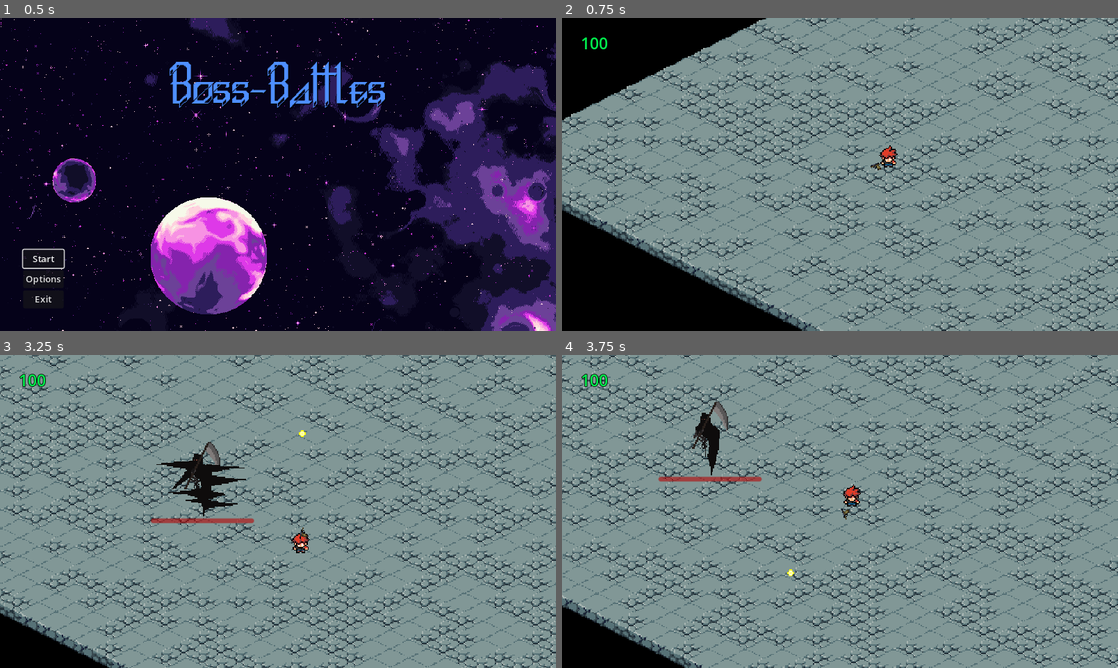
Above: before the commit, frames 1-4 (two rows, left to right).
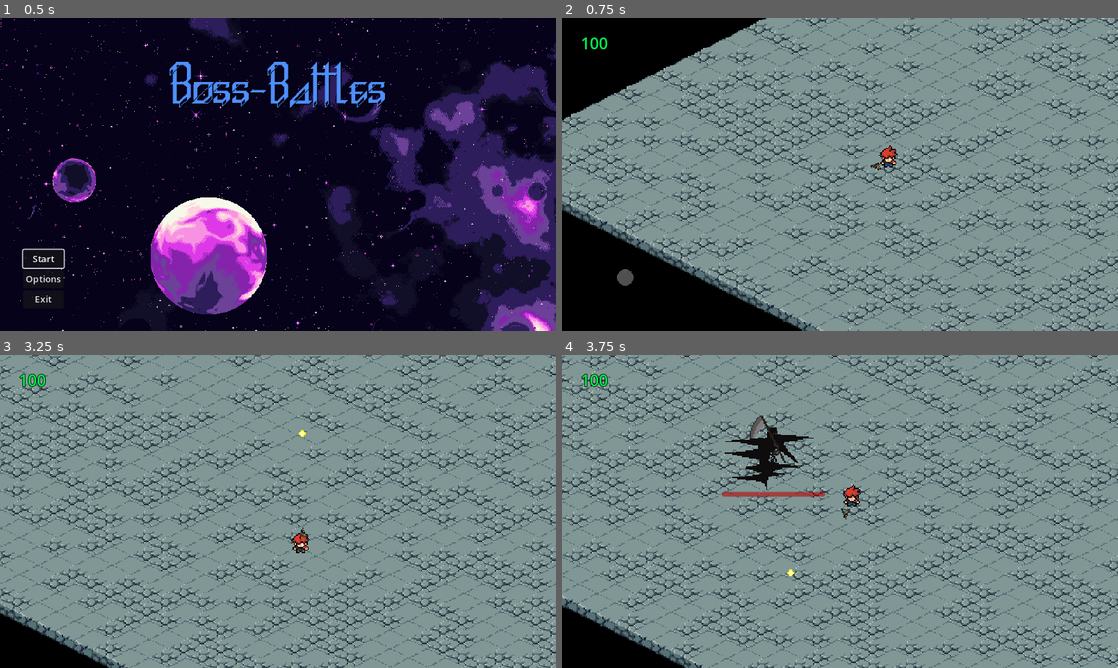
Above: after the commit, the same moments.

Repository: gifcha/boss-battles
Game: Godot game, scene res://scenes/ui/gui_main_menu.tscn
The game is run twice, just before and just after one commit, with the same random seed, the same clock (stepped at 60 frames per second) and the same inputs.
Inputs (mouse positions are in pixels of both pictures, inside the frame that each line leads up to):
- Up to frame 1 (0.5 s): no input
- Up to frame 2 (0.75 s): click "Start" at 0.5 s
- Up to frame 3 (3.25 s): move the mouse to (400, 495) at 1.27 s; hold D (action_right) 1.28-2.03 s; click (400, 495) at 1.35 s; move the mouse to (166, 527) at 2.02 s; hold S (action_down) 2.03-2.78 s; click (166, 527) at 2.1 s; move the mouse to (333, 442) at 2.77 s; hold D (action_right) from 2.78 s (still down); right-click (333, 442) at 2.85 s; click (333, 442) at 3.05 s
- Up to frame 4 (3.75 s): move the mouse to (812, 574) at 3.52 s; release D (action_right) at 3.53 s; hold W (action_up) from 3.53 s (still down); click (812, 574) at 3.6 s

Frame 1 is identical in both runs. In frame 2, 0.1% of the frame differs, in the area x 9-13%, y 80-86%; in frame 3, 1.4%; in frame 4, 2.2%, in the area x 17-48%, y 14-46%.

Commit message:
Added Audio manager, sounds, reload visualiser

Diff:
--- /dev/null
+++ b/Audio.gd
@@ -0,0 +1,15 @@
+extends AudioStreamPlayer
+
+var MaxPolphony = 32
+
+
+func _ready():
+	stream = AudioStreamPolyphonic.new()
+	stream.polyphony = MaxPolphony
+
+func playSound(s : AudioStream):
+	if playing == false:
+		play()
+
+	var playback = get_stream_playback()
+	playback.play_stream(s)
--- a/project.godot
+++ b/project.godot
@@ -21,12 +21,12 @@
 SignalController="*res://signal_controller.gd"
 Navigation="*res://navigation.gd"
 Debug="*res://Debugger.gd"
+Audio="*res://Audio.gd"
 
 [display]
 
 window/size/viewport_width=960
 window/size/viewport_height=540
-window/size/mode=4
 window/stretch/mode="canvas_items"
 window/vsync/vsync_mode=0
 
--- a/resources/Gun/Gun.gd
+++ b/resources/Gun/Gun.gd
@@ -63,13 +63,15 @@
 	bullet.speed = BulletSpeed
 	bullet.global_position = global_pos
 	bullet.direction = direction
-	bullet.sound = ShotSound
 	bullet.damage = BulletDamage
 	return bullet
 
 
 func setScreenShake(shakeAmount, direction):
 	SignalController.emit_signal("directionalScreenShake", shakeAmount, direction)
+
+func playReloadAnimation():
+	SignalController.emit_signal("reloading", ReloadTime)
 
 
 func canShoot():
@@ -83,11 +85,17 @@
 
 func reload():
 	var spent = MagSize - magAmmo
+	timer.start(ReloadTime)
+
+	Audio.playSound(ReloadSound)
+	playReloadAnimation()
+
+	await timer.timeout
 	if spent > 0 and ammo > 0:
-		print("reloading")
 		var r = min(ammo, spent) # if theres less ammo than spent amount then this uses the avaliable ammo
 		ammo -= r
 		magAmmo += r
+
 
 func shoot():
 	if canShoot() == false:
@@ -99,17 +107,17 @@
 	setScreenShake(DirectionalShakeAmount, -gunDirection)
 	timer.start(AfterShotDelay)
 
+	Audio.playSound(ShotSound)
+
 
 
 # timer
-
 func initTimer():
 	add_child(timer)
 	timer.autostart = true
 	timer.one_shot = true
 	timer.wait_time = AfterShotDelay
 	timer.stop
-
 
 
 
--- a/scenes/components/bulletComponent/bullet_component.gd
+++ b/scenes/components/bulletComponent/bullet_component.gd
@@ -2,7 +2,6 @@
 class_name BulletComponent
 
 @export var hitbox: Hitbox
-@export var AudioPlayer: AudioStreamPlayer2D
 
 @onready var speed: int
 @onready var direction: Vector2
@@ -19,15 +18,10 @@
 		body.owner.take_damage(damage)
 		queue_free()
 
-func playSound(sound: AudioStream):
-	AudioPlayer.stream = sound
-	AudioPlayer.play(0)
-
 
 func _ready():
 	hitbox.hitbox_entered.connect(hit.bind())
 	parent = get_parent()
-	playSound(sound)
 
 func _physics_process(delta):
 	var velocity = direction * speed * Global.UNIT_SIZE * delta
--- a/scenes/nodes/boss_death/Attack.gd
+++ b/scenes/nodes/boss_death/Attack.gd
@@ -2,6 +2,9 @@
 
 @export var attackScene1 : PackedScene
 @export var attackScene2 : PackedScene
+@export var AttackSound : AudioStream
+@export var AttackVolume = 0.0
+
 @onready var boss = get_parent()
 @onready var attackMarker = $AttackMarker
 @onready var unflippedMarkerPos = attackMarker.position
@@ -28,6 +31,10 @@
 	if is_instance_valid(attack):
 		attack.queue_free()
 
+func playSound():
+	Audio.playSound(AttackSound)
+
+
 
 func _process(delta):
 	if boss.sprite.flip_h == true:
--- a/scenes/nodes/boss_death/Death.gd
+++ b/scenes/nodes/boss_death/Death.gd
@@ -10,10 +10,13 @@
 
 
 func tryToPlayAnim(name : String):
-	if animation.current_animation == "idle":
-		animation.play(name)
-	else:
-		animation.queue(name)
+	# uzsak animaciju ja neviena netiek speleta, ja tiek tad pievieno to rindai
+	if animation.current_animation != name and !(name in animation.get_queue()):
+		if animation.is_playing():
+			animation.queue(name)
+		else:
+			animation.play(name)
+
 
 func _process(delta):
 	super(delta) # izsauc process metodi no Enemy klases
--- a/scenes/nodes/boss_death/Death.tscn
+++ b/scenes/nodes/boss_death/Death.tscn
@@ -1,8 +1,9 @@
-[gd_scene load_steps=19 format=3 uid="uid://i8y4uqe4eywv"]
+[gd_scene load_steps=21 format=3 uid="uid://i8y4uqe4eywv"]
 
 [ext_resource type="PackedScene" uid="uid://bggvj53jyje88" path="res://scenes/components/enemy/enemy.tscn" id="1_jdvsk"]
 [ext_resource type="Script" path="res://scenes/nodes/boss_death/actions.gd" id="2_5wwet"]
 [ext_resource type="Script" path="res://scenes/nodes/boss_death/Death.gd" id="2_6q637"]
+[ext_resource type="AudioStream" uid="uid://3uocxetr6lv4" path="res://assets/sounds/sword-sound.mp3" id="3_eyo87"]
 [ext_resource type="SpriteFrames" uid="uid://bxexne3wwu1uj" path="res://scenes/nodes/boss_death/animations.tres" id="4_x6xfk"]
 [ext_resource type="SpriteFrames" uid="uid://bkqptn1dmonrb" path="res://scenes/nodes/boss_death/SlashEffect.tres" id="5_2fmk5"]
 [ext_resource type="Script" path="res://scenes/nodes/boss_death/Attack.gd" id="5_457qu"]
@@ -169,6 +170,23 @@
 "update": 1,
 "values": [0]
 }
+tracks/6/type = "method"
+tracks/6/imported = false
+tracks/6/enabled = true
+tracks/6/path = NodePath("Attack")
+tracks/6/interp = 1
+tracks/6/loop_wrap = true
+tracks/6/keys = {
+"times": PackedFloat32Array(0.3, 1.35),
+"transitions": PackedFloat32Array(1, 1),
+"values": [{
+"args": [],
+"method": &"playSound"
+}, {
+"args": [],
+"method": &"playSound"
+}]
+}
 
 [sub_resource type="Animation" id="Animation_vbqo1"]
 resource_name = "idle"
@@ -260,6 +278,13 @@
 "teleport": SubResource("Animation_aaai2")
 }
 
+[sub_resource type="AudioStreamRandomizer" id="AudioStreamRandomizer_jn0we"]
+random_pitch = 1.2
+random_volume_offset_db = 0.2
+streams_count = 1
+stream_0/stream = ExtResource("3_eyo87")
+stream_0/weight = 1.0
+
 [node name="Death" instance=ExtResource("1_jdvsk")]
 script = ExtResource("2_6q637")
 speed = 25
@@ -279,6 +304,7 @@
 
 [node name="actionManager" parent="." index="2"]
 script = ExtResource("2_5wwet")
+currentState = 0
 
 [node name="AnimatedSprite2D" parent="." index="3"]
 position = Vector2(5, -23)
@@ -300,6 +326,7 @@
 script = ExtResource("5_457qu")
 attackScene1 = ExtResource("8_uxn73")
 attackScene2 = ExtResource("9_gnxeu")
+AttackSound = SubResource("AudioStreamRandomizer_jn0we")
 
 [node name="AttackMarker" type="Marker2D" parent="Attack" index="0"]
 position = Vector2(16, -33)
--- a/scenes/nodes/boss_death/Teleport.gd
+++ b/scenes/nodes/boss_death/Teleport.gd
@@ -24,4 +24,5 @@
 
 
 func teleport():
-	boss.global_position = getPosAroundPlayer()
+	if boss != null:
+		boss.global_position = getPosAroundPlayer()
--- a/scenes/nodes/bullet_basic/bullet_basic.tscn
+++ b/scenes/nodes/bullet_basic/bullet_basic.tscn
@@ -7,10 +7,9 @@
 [sub_resource type="CircleShape2D" id="CircleShape2D_ugc7q"]
 radius = 3.0
 
-[node name="Bullet" type="Node2D" node_paths=PackedStringArray("hitbox", "AudioPlayer")]
+[node name="Bullet" type="Node2D" node_paths=PackedStringArray("hitbox")]
 script = ExtResource("1_22u7k")
 hitbox = NodePath("hitbox_module")
-AudioPlayer = NodePath("AudioStreamPlayer2D")
 
 [node name="hitbox_module" parent="." instance=ExtResource("2_wwnpp")]
 
@@ -19,5 +18,3 @@
 
 [node name="Sprite2D" type="Sprite2D" parent="."]
 texture = ExtResource("1_n8crh")
-
-[node name="AudioStreamPlayer2D" type="AudioStreamPlayer2D" parent="."]
--- /dev/null
+++ b/scenes/nodes/player/MouseAnchor.gd
@@ -0,0 +1,5 @@
+extends Control
+
+
+func _process(delta):
+	global_position = get_global_mouse_position()
--- /dev/null
+++ b/scenes/nodes/player/ReloadTimer.gd
@@ -0,0 +1,22 @@
+extends TextureProgressBar
+
+var timer = Timer.new()
+
+func playAnimation(reloadTime : float):
+	print("timer started", " ", reloadTime)
+	max_value = reloadTime
+	value = reloadTime
+	step = reloadTime / 100
+	timer.start(reloadTime)
+	visible = true
+
+func _ready():
+	timer.autostart = true
+	timer.one_shot = true
+	add_child(timer)
+	SignalController.connect("reloading", playAnimation)
+
+func _process(delta):
+	value = timer.time_left
+	if value == 0:
+		visible = false
--- a/scenes/nodes/player/player.tscn
+++ b/scenes/nodes/player/player.tscn
@@ -7,11 +7,16 @@
 [ext_resource type="Texture2D" uid="uid://d2s3u5ctueter" path="res://assets/textures/player/Character_Down.png" id="4_lod7w"]
 [ext_resource type="Script" path="res://scenes/nodes/player/Camera2D.gd" id="4_vo3mc"]
 [ext_resource type="PackedScene" uid="uid://c33agwj7ecx2b" path="res://scenes/nodes/player/AimOffsetController/AimOffsetController.tscn" id="4_wpkin"]
+[ext_resource type="Script" path="res://scenes/nodes/player/ReloadTimer.gd" id="5_6ehw8"]
 [ext_resource type="PackedScene" uid="uid://cvg6jsllvpcmt" path="res://scenes/nodes/test_gun/test_gun.tscn" id="5_e2rmc"]
 [ext_resource type="Texture2D" uid="uid://blea14khpxe2i" path="res://assets/textures/player/Character_Left.png" id="5_nspy2"]
 [ext_resource type="Texture2D" uid="uid://slt4v02e3ca8" path="res://assets/textures/player/Character_Right.png" id="6_ana7r"]
 [ext_resource type="PackedScene" uid="uid://wihysw23ic8p" path="res://scenes/worlds/pause_menu.tscn" id="6_mntmi"]
 [ext_resource type="Texture2D" uid="uid://dqrtuhy7m2plc" path="res://assets/textures/player/Character_Up.png" id="7_0crfe"]
+[ext_resource type="Script" path="res://scenes/nodes/player/MouseAnchor.gd" id="7_awfku"]
+[ext_resource type="Texture2D" uid="uid://oywmoxjlksni" path="res://assets/textures/gui/reload_bg.png" id="7_y33je"]
+[ext_resource type="Texture2D" uid="uid://vvnn72m6u4gp" path="res://assets/textures/gui/reload_outline.png" id="8_1fqkh"]
+[ext_resource type="Texture2D" uid="uid://c5ym8lwpuue1" path="res://assets/textures/gui/reload_chamber.png" id="9_nrh6w"]
 [ext_resource type="PackedScene" uid="uid://bo7vdegkrlx7f" path="res://scenes/modules/hitboxModule/hitbox_module.tscn" id="13_yrh0c"]
 
 [sub_resource type="Animation" id="Animation_num5p"]
@@ -304,6 +309,31 @@
 [node name="AimOffsetController" parent="Camera2D" instance=ExtResource("4_wpkin")]
 process_mode = 1
 
+[node name="MouseAnchor" type="Control" parent="Camera2D"]
+layout_mode = 3
+anchors_preset = 0
+offset_left = 29.0
+offset_top = -35.0
+offset_right = 69.0
+offset_bottom = 5.0
+script = ExtResource("7_awfku")
+metadata/_edit_use_anchors_ = true
+
+[node name="ReloadBar" type="TextureProgressBar" parent="Camera2D/MouseAnchor"]
+offset_left = 9.0
+offset_top = 9.0
+offset_right = 24.0
+offset_bottom = 24.0
+mouse_filter = 2
+mouse_force_pass_scroll_events = false
+value = 33.0
+fill_mode = 4
+nine_patch_stretch = true
+texture_under = ExtResource("7_y33je")
+texture_over = ExtResource("8_1fqkh")
+texture_progress = ExtResource("9_nrh6w")
+script = ExtResource("5_6ehw8")
+
 [node name="AnimatedSprite2D" type="AnimatedSprite2D" parent="."]
 position = Vector2(0, -1)
 sprite_frames = SubResource("SpriteFrames_0rp8w")
--- a/scenes/nodes/test_gun/test_gun.tscn
+++ b/scenes/nodes/test_gun/test_gun.tscn
@@ -1,9 +1,10 @@
-[gd_scene load_steps=12 format=3 uid="uid://cvg6jsllvpcmt"]
+[gd_scene load_steps=13 format=3 uid="uid://cvg6jsllvpcmt"]
 
 [ext_resource type="Script" path="res://scenes/nodes/test_gun/test_gun.gd" id="1_yo5gl"]
 [ext_resource type="PackedScene" uid="uid://ca3ied58y8xse" path="res://scenes/nodes/bullet_basic/bullet_basic.tscn" id="2_qcigg"]
 [ext_resource type="AudioStream" uid="uid://06han64us32i" path="res://assets/sounds/guns/Hand_Gun.wav" id="3_nco2h"]
 [ext_resource type="Texture2D" uid="uid://cr3e3gwvunro7" path="res://assets/textures/guns/glock/glock.png" id="3_xjit5"]
+[ext_resource type="AudioStream" uid="uid://b6i0tvuxqitw7" path="res://assets/sounds/guns/1911-reload.mp3" id="4_wp5tw"]
 [ext_resource type="Texture2D" uid="uid://djmi4u7pyn4yx" path="res://assets/textures/guns/glock/glock_shoot_1.png" id="5_ve0o0"]
 [ext_resource type="Texture2D" uid="uid://b86eepg0efbcs" path="res://assets/textures/guns/glock/glock_shoot_2.png" id="6_rx406"]
 
@@ -98,6 +99,7 @@
 Spray = 7.0
 DirectionalShakeAmount = 10.0
 ShotSound = SubResource("AudioStreamRandomizer_4kalp")
+ReloadSound = ExtResource("4_wp5tw")
 Sprite = NodePath("AnimatedSprite2D")
 
 [node name="Barrel" type="Marker2D" parent="."]
--- a/signal_controller.gd
+++ b/signal_controller.gd
@@ -1,3 +1,4 @@
 extends Node
 
 signal directionalScreenShake
+signal reloading
Not shown, added: assets/sounds/guns/1911-reload.mp3.import
Not shown, added: assets/sounds/sword-sound.mp3.import
Binary file added: assets/textures/gui/reload_bg.png
Not shown, added: assets/textures/gui/reload_bg.png.import
Binary file added: assets/textures/gui/reload_chamber.png
Not shown, added: assets/textures/gui/reload_chamber.png.import
Binary file added: assets/textures/gui/reload_outline.png
Not shown, added: assets/textures/gui/reload_outline.png.import
Not shown: 1 places in scenes/nodes/player/player.tscn that only renumber resources
Not shown, added: assets/sounds/guns/1911-reload.mp3
Not shown, changed: assets/sounds/guns/Hand_Gun.wav
Not shown, added: assets/sounds/sword-sound.mp3
